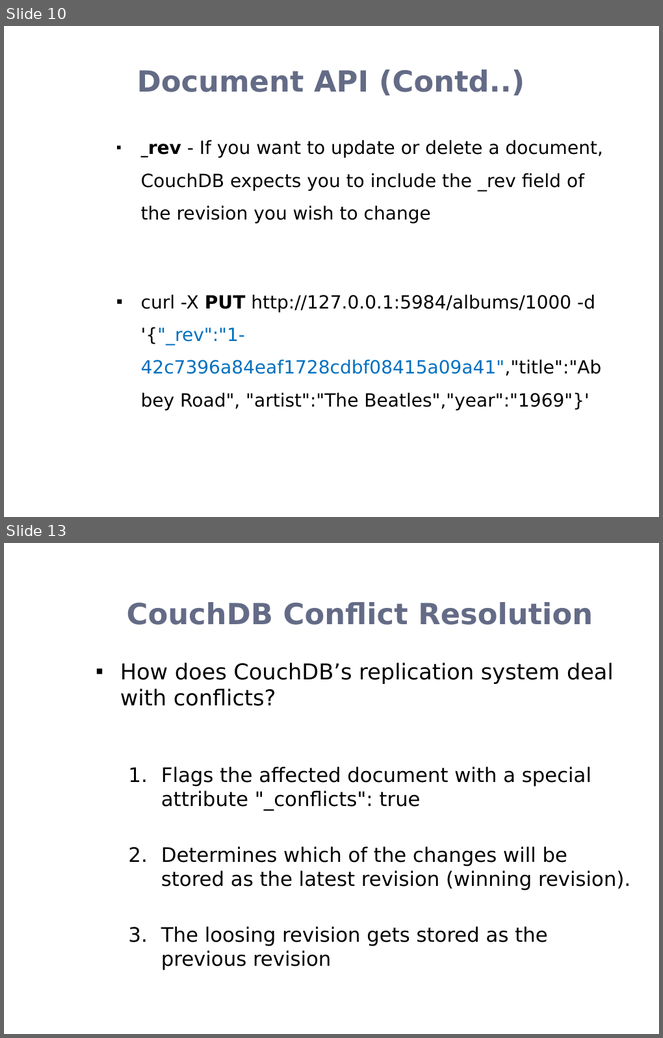
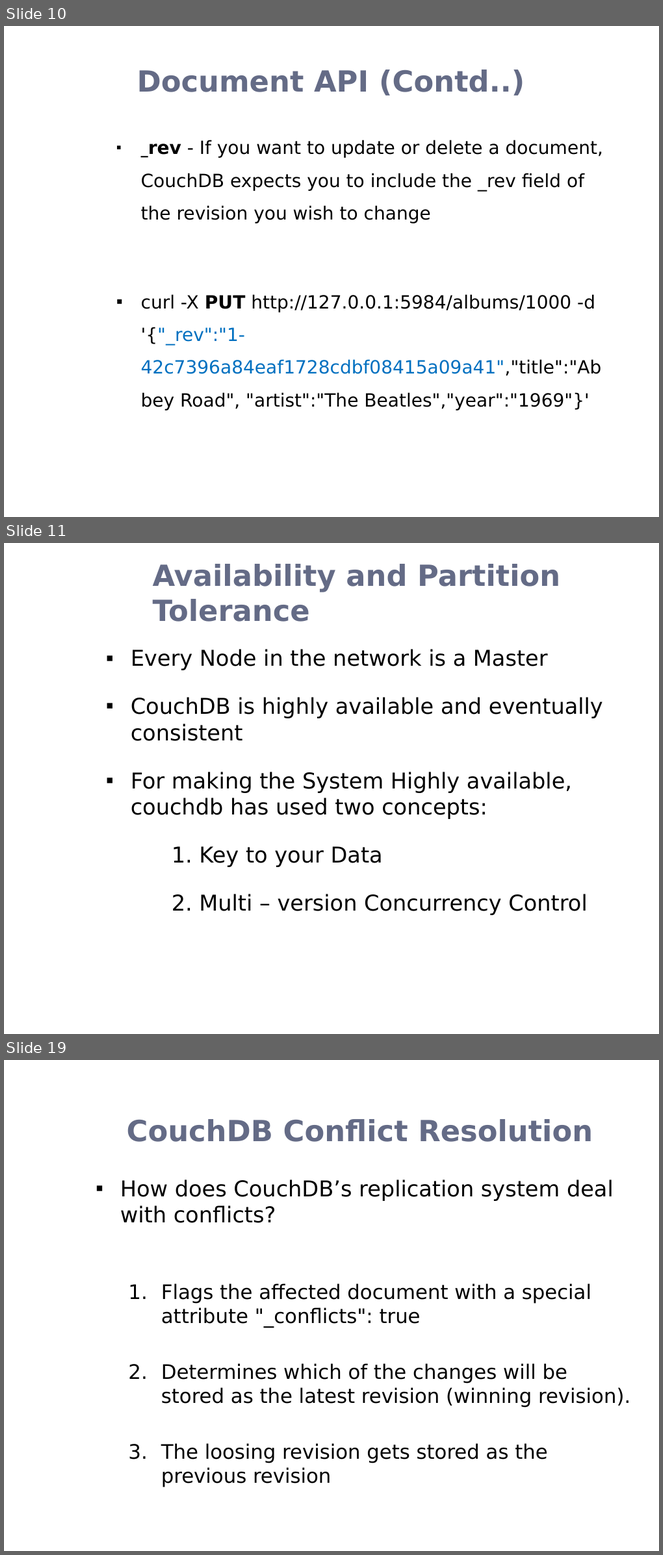
Before and after one commit to rohanz1993/Team_9_Heroku_Shopping_Cart_-_AWS_NoSQL_Service, a slide deck: Donita/CouchDB.pptx. Shown one above the other, each under a label of ours: slides 10 and 13 before the commit, slides 10, 11 and 19 after it; the slides between them are not shown. The pictures are 663x1038 and 663x1555 pixels, drawn with LibreOffice and Linux fonts; fonts in the diff are those of the drawing; background and template pictures are left out. Boxes give left, top, right and bottom in pixels: in the first picture for what was removed or moved away, otherwise in the second. Text is boxed around its words. In the diff, an @@ line names an element or a change of style, - is before the commit and + after.

```diff
--- a/Donita/CouchDB.pptx
+++ b/Donita/CouchDB.pptx
@@ slide 11 added at (4, 543, 659, 1034), background picture (left out) @@
@@ title added at (153, 564, 560, 622), 32 pt, text #646B86, bold @@
+Availability and Partition Tolerance
@@ text added at (131, 649, 603, 915), 24 pt, text #000000 @@
+▪ Every Node in the network is a Master
+▪ CouchDB is highly available and eventually consistent
+▪ For making the System Highly available, couchdb has used two concepts:
+1. Key to your Data
+2. Multi – version Concurrency Control
@@ what was slide 13 is now slide 19 @@
```
Also in this commit, not shown: 1 slide changed, 6 other slides added, 1 slide removed, 1 other file.
